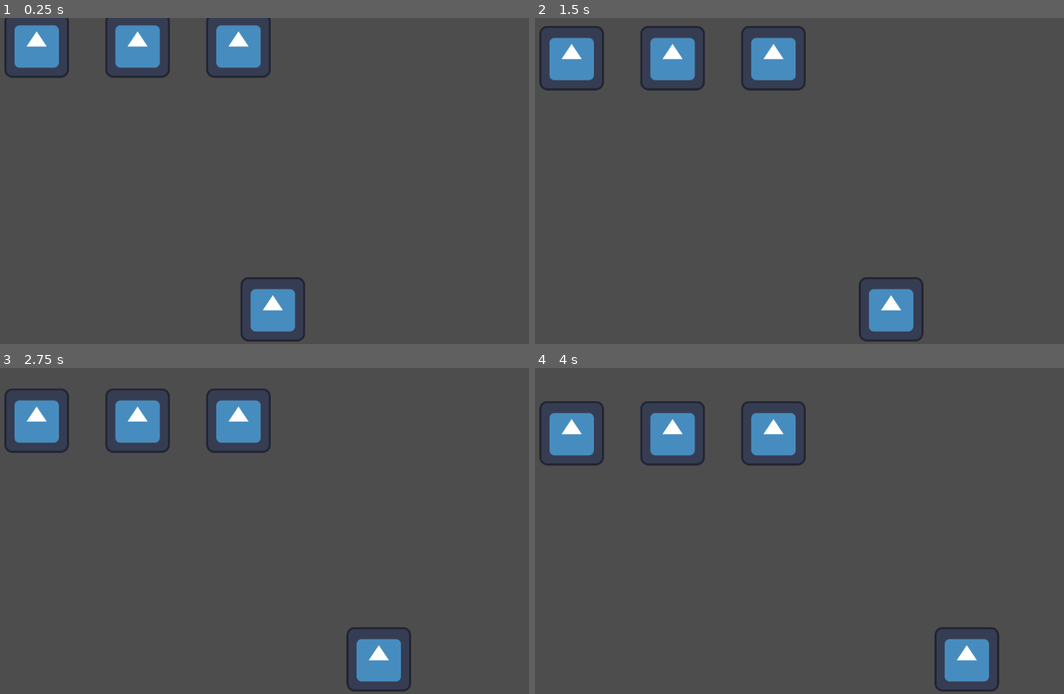
Above: before the commit, frames 1-4 (two rows, left to right).
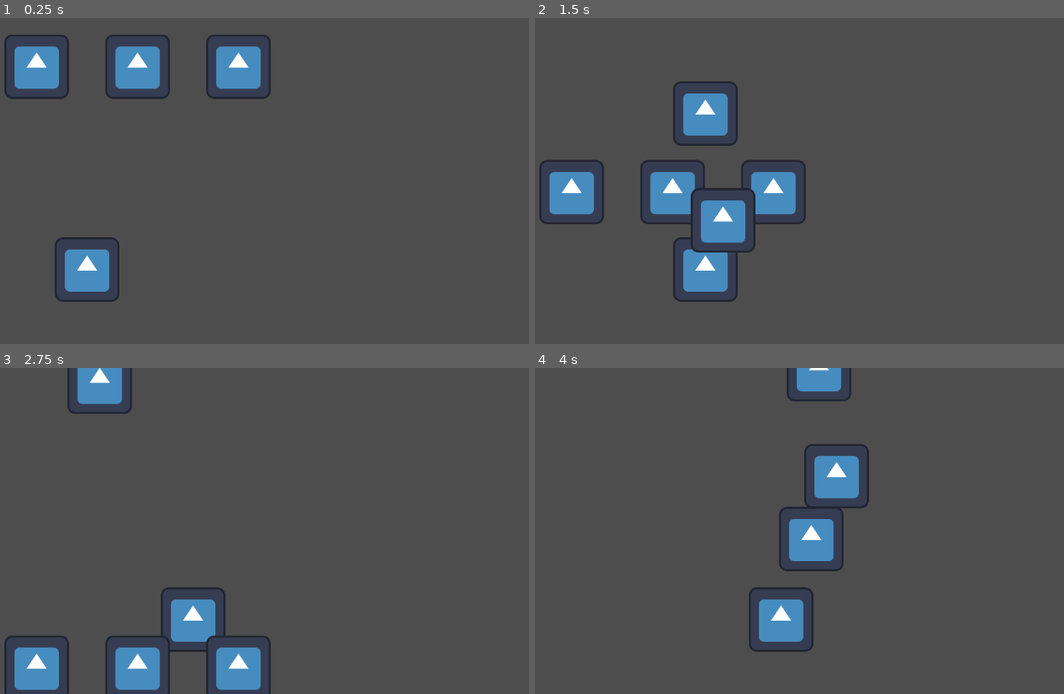
Above: after the commit, the same moments.

Repository: Pchristy03/EAP-Redox
Game: Godot game, scene res://main.tscn
The game is run twice, just before and just after one commit, with the same random seed, the same clock (stepped at 60 frames per second) and the same inputs. The engine's default icon, where the game draws it, is replaced by a stand-in: a white triangle on a blue panel in a dark square.
Inputs:
- Up to frame 1 (0.25 s): no input
- Up to frame 2 (1.5 s): tap Enter (ui_accept) at 0.5, 0.6, 0.77, 1.07, 1.35 s; hold Right (ui_right) 0.53-1.28 s; hold Left (ui_left) from 1.28 s (still down)
- Up to frame 3 (2.75 s): tap Enter (ui_accept) at 1.52, 1.82, 2.1 s; release Left (ui_left) at 2.03 s; hold Right (ui_right) from 2.03 s (still down)
- Up to frame 4 (4 s): tap Enter (ui_accept) at 2.85, 3.02, 3.32, 3.6, 3.77 s; release Right (ui_right) at 3.53 s; hold Left (ui_left) from 3.53 s (still down)

The runs differ from the first frame. In frame 1, 7.2% of the frame differs, in the area x 0-58%, y 0-100%; in frame 2, 14%, in the area x 0-74%, y 2-100%; in frame 3, 12%; in frame 4, 11%.

Commit message:
Created Required Scenes and Implemented Shooting

Diff:
--- a/asteroid.gd
+++ b/asteroid.gd
@@ -3,19 +3,18 @@
 var velocity = Vector2.ZERO
 var velocity_dir = Vector2.ZERO
 
-var move_speed = 0
+const speed = 200
 
-func init(start_pos, end_pos, speed):
+func init(start_pos, end_pos):
 	position = start_pos
 	velocity_dir = end_pos - start_pos
 	velocity_dir = velocity_dir.normalized()
-	move_speed = speed
 
 func _ready():
 	pass
 
-func _physics_process(delta):
-	linear_velocity = velocity_dir * move_speed * delta
+func _physics_process(_delta):
+	linear_velocity = velocity_dir * speed
 
 func _on_visible_on_screen_notifier_2d_screen_exited():
 	queue_free()
--- /dev/null
+++ b/hud.tscn
@@ -0,0 +1,3 @@
+[gd_scene format=3 uid="uid://dfaqyqp5seefj"]
+
+[node name="HUD" type="CanvasLayer"]
--- a/main.gd
+++ b/main.gd
@@ -1,13 +1,21 @@
 extends Node
 
 @export var ast_scene: PackedScene
+@export var proj_scene: PackedScene
 
 func _ready():
-	create_ast(3, [100, 300, 500])
+	create_ast([100, 300, 500])
 
-func create_ast(amount, start_points):
-	for i in range(amount):
+func create_ast(start_points):
+	for i in range(len(start_points)):
 		var aster = ast_scene.instantiate()
-		aster.init(Vector2(start_points[i], 50), Vector2(start_points[i], 500), 1200)
+		aster.init(Vector2(start_points[i], 50), Vector2(start_points[i], 500))
 		aster.add_to_group("Asteroids")
 		add_child(aster)
+
+
+func _on_player_shoot(location):
+	var proj = proj_scene.instantiate()
+	proj.position = location
+	proj.add_to_group("Projectiles")
+	add_child(proj)
--- a/main.tscn
+++ b/main.tscn
@@ -1,12 +1,19 @@
-[gd_scene load_steps=4 format=3 uid="uid://b6ptmm0gi8ugi"]
+[gd_scene load_steps=6 format=3 uid="uid://b6ptmm0gi8ugi"]
 
 [ext_resource type="Script" path="res://main.gd" id="1_mgsto"]
 [ext_resource type="PackedScene" uid="uid://dx5bv4rboi0lv" path="res://asteroid.tscn" id="2_bot5a"]
+[ext_resource type="PackedScene" uid="uid://7l77yofggtif" path="res://projectile.tscn" id="3_ijxf1"]
 [ext_resource type="PackedScene" uid="uid://bxt30ase8f12x" path="res://player.tscn" id="3_tc4d2"]
+[ext_resource type="PackedScene" uid="uid://dfaqyqp5seefj" path="res://hud.tscn" id="4_485ph"]
 
 [node name="Main" type="Node"]
 script = ExtResource("1_mgsto")
 ast_scene = ExtResource("2_bot5a")
+proj_scene = ExtResource("3_ijxf1")
+
+[node name="HUD" parent="." instance=ExtResource("4_485ph")]
 
 [node name="Player" parent="." instance=ExtResource("3_tc4d2")]
-position = Vector2(568, 579)
+position = Vector2(200, 500)
+
+[connection signal="shoot" from="Player" to="." method="_on_player_shoot"]
--- a/player.gd
+++ b/player.gd
@@ -1,12 +1,26 @@
 extends CharacterBody2D
+
+signal shoot(location)
 
 const SPEED = 300.0
 
-func _physics_process(delta):
+const l_boundary = 100
+const r_boundary = 800
+
+func _process(_delta):
+	if Input.is_action_just_pressed("ui_accept"):
+		emit_signal("shoot", Vector2(position.x, (position.y - 10)))
+
+func _physics_process(_delta):
 	var direction = Input.get_axis("ui_left", "ui_right")
 	if direction:
 		velocity.x = direction * SPEED
 	else:
 		velocity.x = move_toward(velocity.x, 0, SPEED)
 
+	if position.x <= l_boundary and velocity.x < 0:
+		velocity = Vector2.ZERO
+	elif position.x >= r_boundary and velocity.x > 0:
+		velocity = Vector2.ZERO
+
 	move_and_slide()
--- /dev/null
+++ b/projectile.gd
@@ -0,0 +1,15 @@
+extends Area2D
+
+const speed = 750
+
+var velocity_dir
+
+func _ready():
+	velocity_dir = Vector2(position.x, position.y - 100) - position
+	velocity_dir = velocity_dir.normalized()
+
+func _physics_process(delta):
+	position += velocity_dir * speed * delta
+
+func _on_visible_on_screen_notifier_2d_screen_exited():
+	queue_free()
--- /dev/null
+++ b/projectile.tscn
@@ -0,0 +1,16 @@
+[gd_scene load_steps=3 format=3 uid="uid://7l77yofggtif"]
+
+[ext_resource type="Script" path="res://projectile.gd" id="1_2ltaw"]
+[ext_resource type="Texture2D" uid="uid://bqu7a8ajo65uk" path="res://icon.svg" id="1_pvkjj"]
+
+[node name="Projectile" type="Area2D"]
+script = ExtResource("1_2ltaw")
+
+[node name="Sprite2D" type="Sprite2D" parent="."]
+texture = ExtResource("1_pvkjj")
+
+[node name="CollisionShape2D" type="CollisionShape2D" parent="."]
+
+[node name="VisibleOnScreenNotifier2D" type="VisibleOnScreenNotifier2D" parent="."]
+
+[connection signal="screen_exited" from="VisibleOnScreenNotifier2D" to="." method="_on_visible_on_screen_notifier_2d_screen_exited"]
--- /dev/null
+++ b/ship.tscn
@@ -0,0 +1,5 @@
+[gd_scene format=3 uid="uid://bf43rvkb77bkq"]
+
+[node name="Ship" type="StaticBody2D"]
+
+[node name="Sprite2D" type="Sprite2D" parent="."]
Not shown, added: ast613A.tmp
